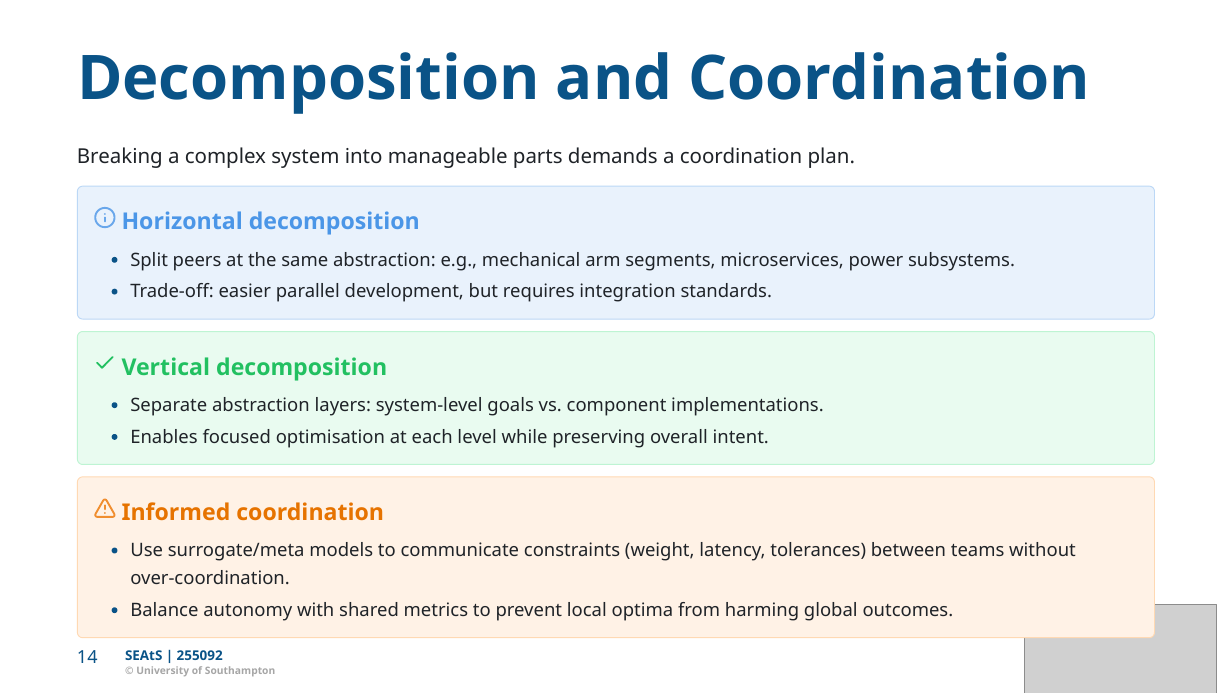
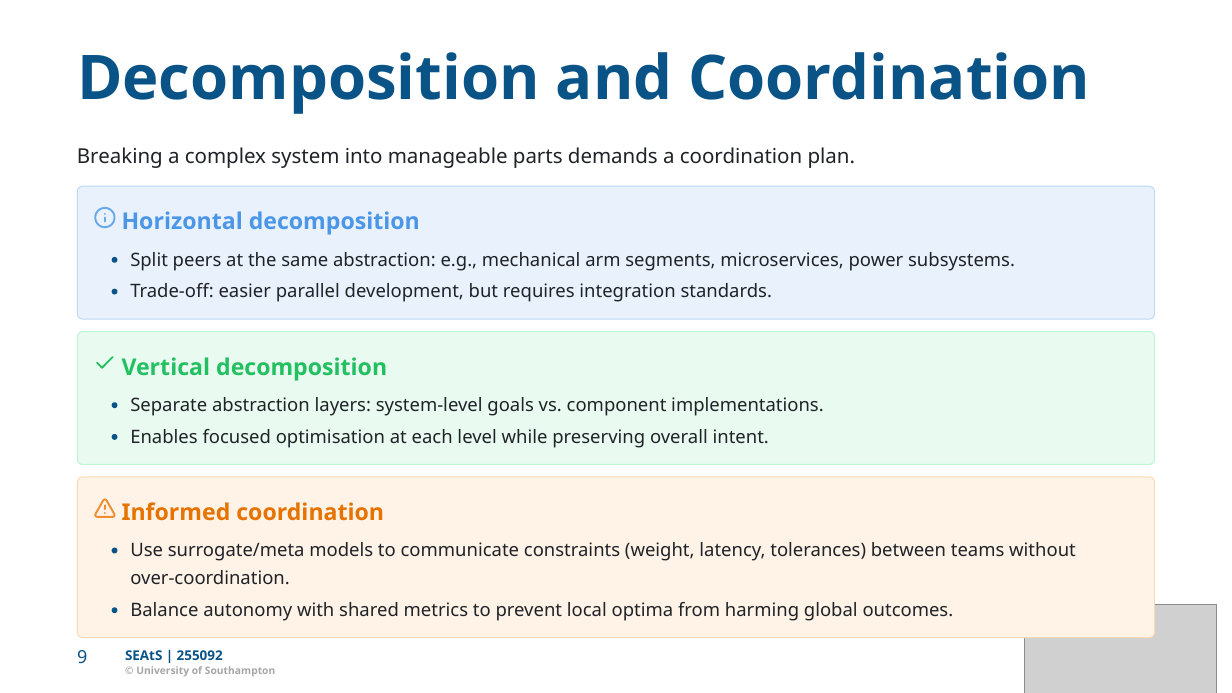
Before and after one commit to Dr-AlHashimy/Module_AICE2005_2627, a slide deck: slide 9 of html/COMP-_L6.1_Lecture.pptx (slide 14 before the commit). Drawn at 1232x693 pixels with LibreOffice and Linux fonts; fonts in the diff are those of the drawing; grey boxes stand for pictures. Boxes give left, top, right and bottom in pixels: in the first picture for what was removed or moved away, otherwise in the second. Text is boxed around its words. In the diff, an @@ line names an element or a change of style, - is before the commit and + after.

```diff
--- a/html/COMP-_L6.1_Lecture.pptx
+++ b/html/COMP-_L6.1_Lecture.pptx
@@ freeform shape: place and size @@
-freeform shape at <box>69,641,108,672</box>
+freeform shape at <box>69,641,96,672</box>
@@ text removed at <box>77,650,98,663</box> @@
-14
@@ text added at <box>77,650,87,664</box>, 14 pt, text #0A5387 @@
+9
```
Also in this commit, not shown: 13 other slides changed, 5 slides removed, 5 other files.
